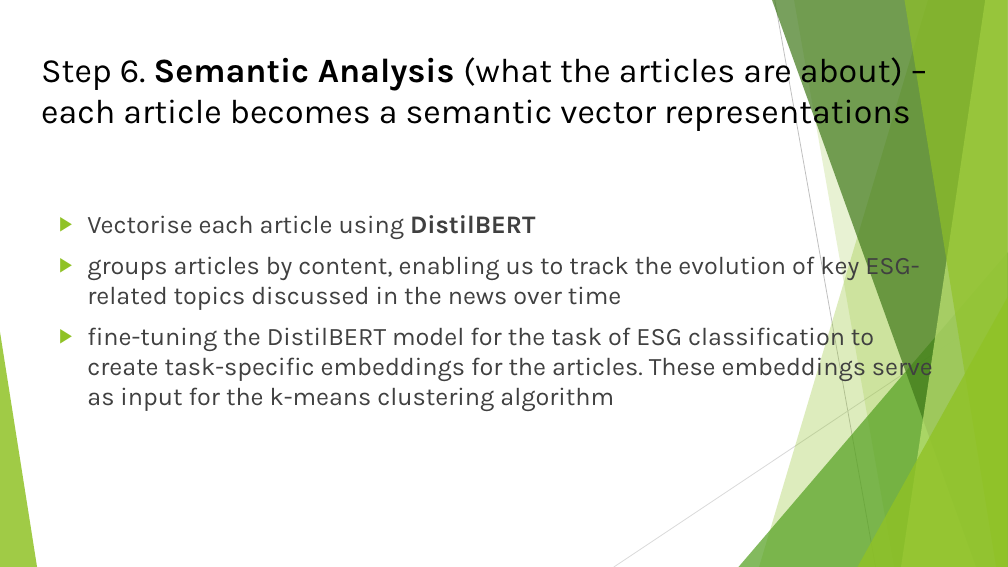
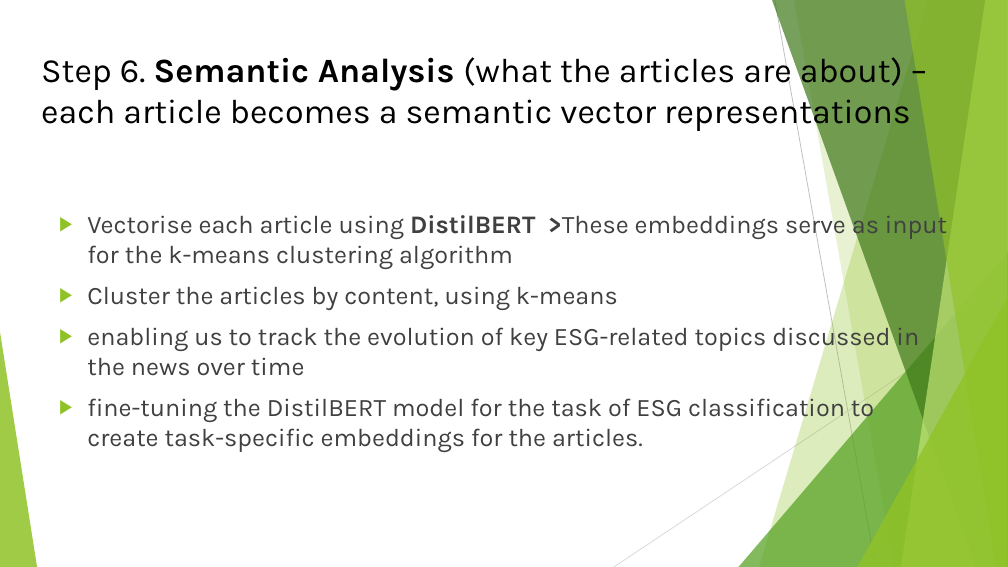
Before and after one commit to eamonnk/sci_res_lit_spec9997_john_sat, a slide deck: slide 21 of asgnmnts/assgmnt 1/final/spec9997_assgnmnt_1_eamonn_kelly_D24127620.pptx. Drawn at 1008x567 pixels with LibreOffice and Linux fonts; fonts in the diff are those of the drawing. Boxes give left, top, right and bottom in pixels: in the first picture for what was removed or moved away, otherwise in the second. Text is boxed around its words. In the diff, an @@ line names an element or a change of style, - is before the commit and + after.

Commit message:
content udpate

```diff
--- a/asgnmnts/assgmnt 1/final/spec9997_assgnmnt_1_eamonn_kelly_D24127620.pptx
+++ b/asgnmnts/assgmnt 1/final/spec9997_assgnmnt_1_eamonn_kelly_D24127620.pptx
@@ text at bbox=[87, 211, 947, 447]: text changed @@
-▶ Vectorise each article using DistilBERT
-▶ groups articles by content, enabling us to track the evolution of key ESG-related topics discussed in the news over time
-▶ fine-tuning the DistilBERT model for the task of ESG classification to create task-specific embeddings for the articles. These embeddings serve as input for the k-means clustering algorithm
+▶ Vectorise each article using DistilBERT >These embeddings serve as input for the k-means clustering algorithm
+▶ Cluster the articles by content, using k-means
+▶ enabling us to track the evolution of key ESG-related topics discussed in the news over time
+▶ fine-tuning the DistilBERT model for the task of ESG classification to create task-specific embeddings for the articles.
```
Also in this commit, not shown: 17 other slides changed, 10 other files.
